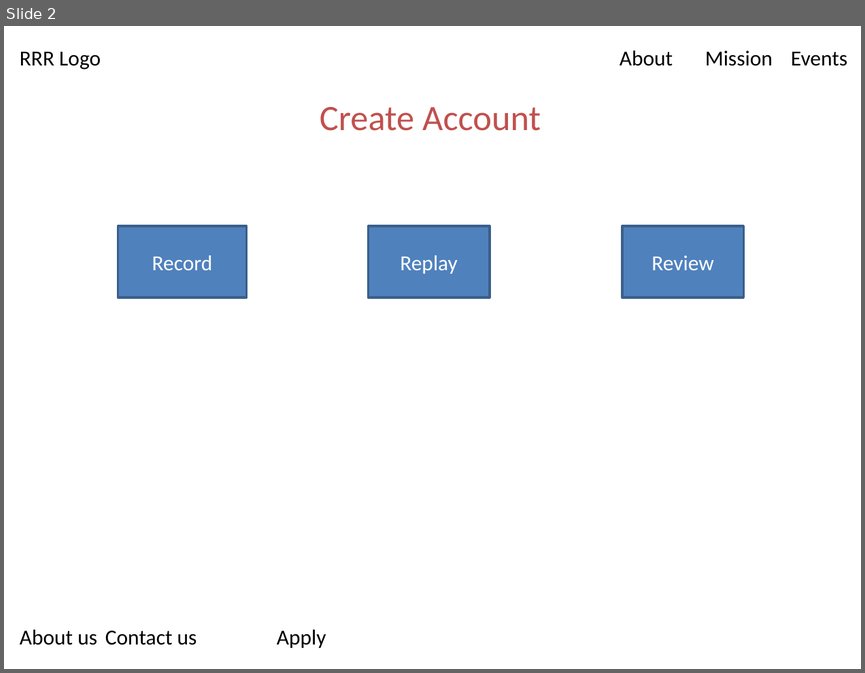
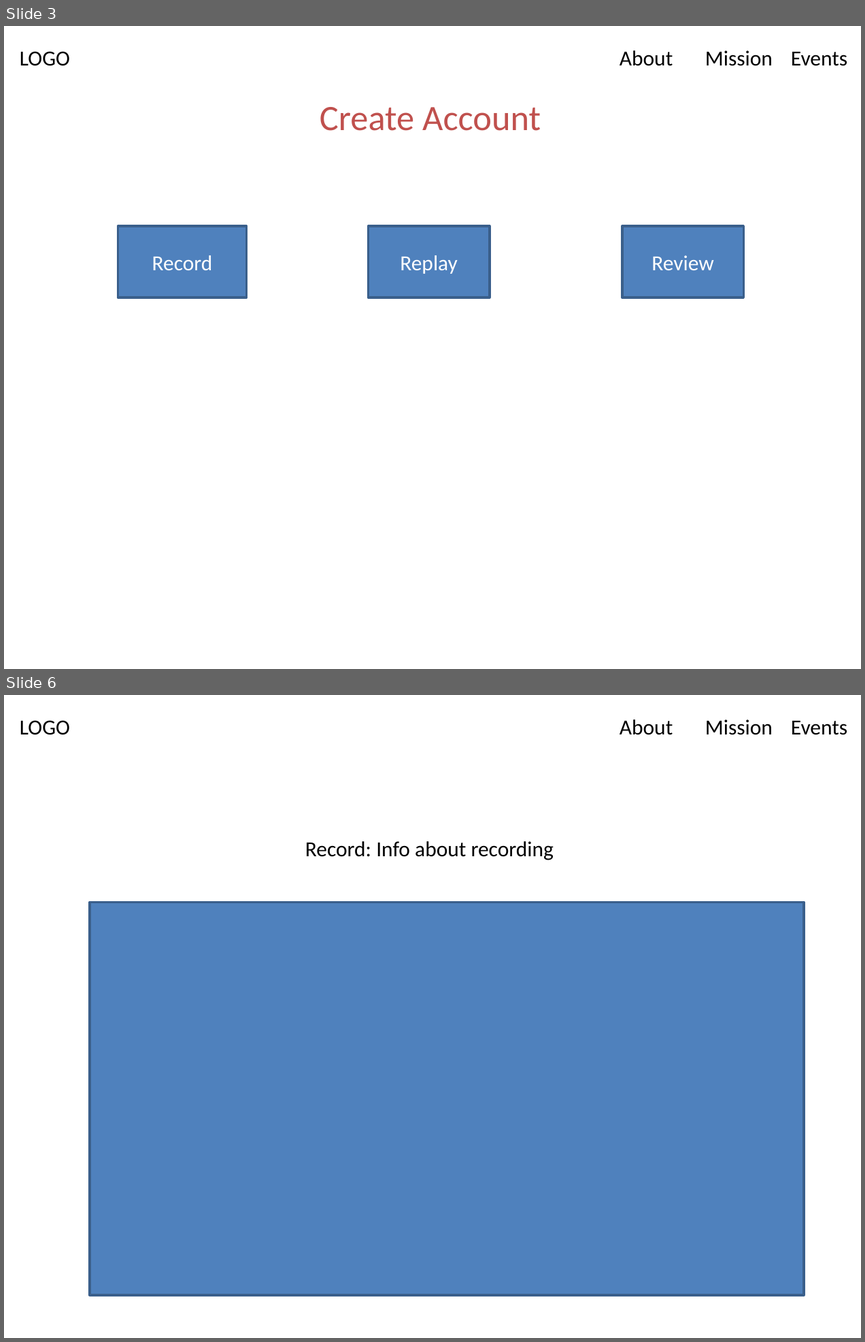
Before and after one commit to mdreid/RRR, a slide deck: Frontend design.pptx. Shown one above the other, each under a label of ours: slide 2 before the commit, slides 3 and 6 after it; the slides between them are not shown. The pictures are 865x673 and 865x1342 pixels, drawn with LibreOffice and Linux fonts; fonts in the diff are those of the drawing. Boxes give left, top, right and bottom in pixels: in the first picture for what was removed or moved away, otherwise in the second. Text is boxed around its words. In the diff, an @@ line names an element or a change of style, - is before the commit and + after.

```diff
--- a/Frontend design.pptx
+++ b/Frontend design.pptx
@@ slide 6 added at [4,695,861,1338], background #FFFFFF; not listed: 1 template element that a slide beside it also shows @@
@@ text added at [305,841,553,860], 18 pt, text #000000 @@
+Record: Info about recording
@@ rectangle added at [90,902,804,1295], fill #4F81BD, outline #3A5F8C 2 pt @@
@@ what was slide 2 is now slide 3 @@
@@ slide 3 changed as well @@
@@ text at [20,50,847,66]: text changed @@
-RRR Logo About Mission Events
+LOGO About Mission Events
@@ text removed at [20,629,326,648] @@
-About us Contact us Apply
```
Also in this commit, not shown: 4 other slides changed, 3 other slides added, 1 slide removed, 4 other files.
